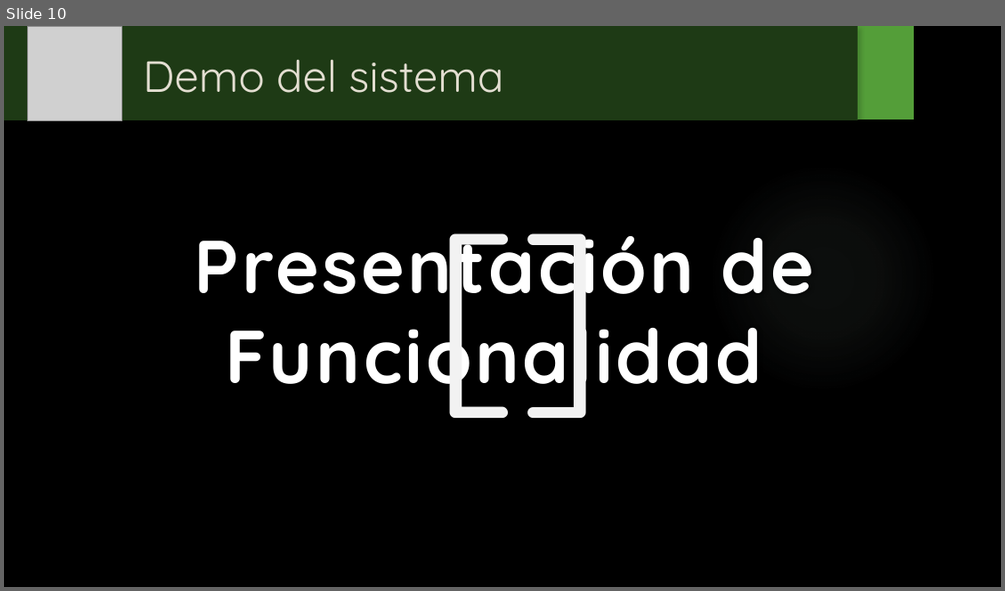
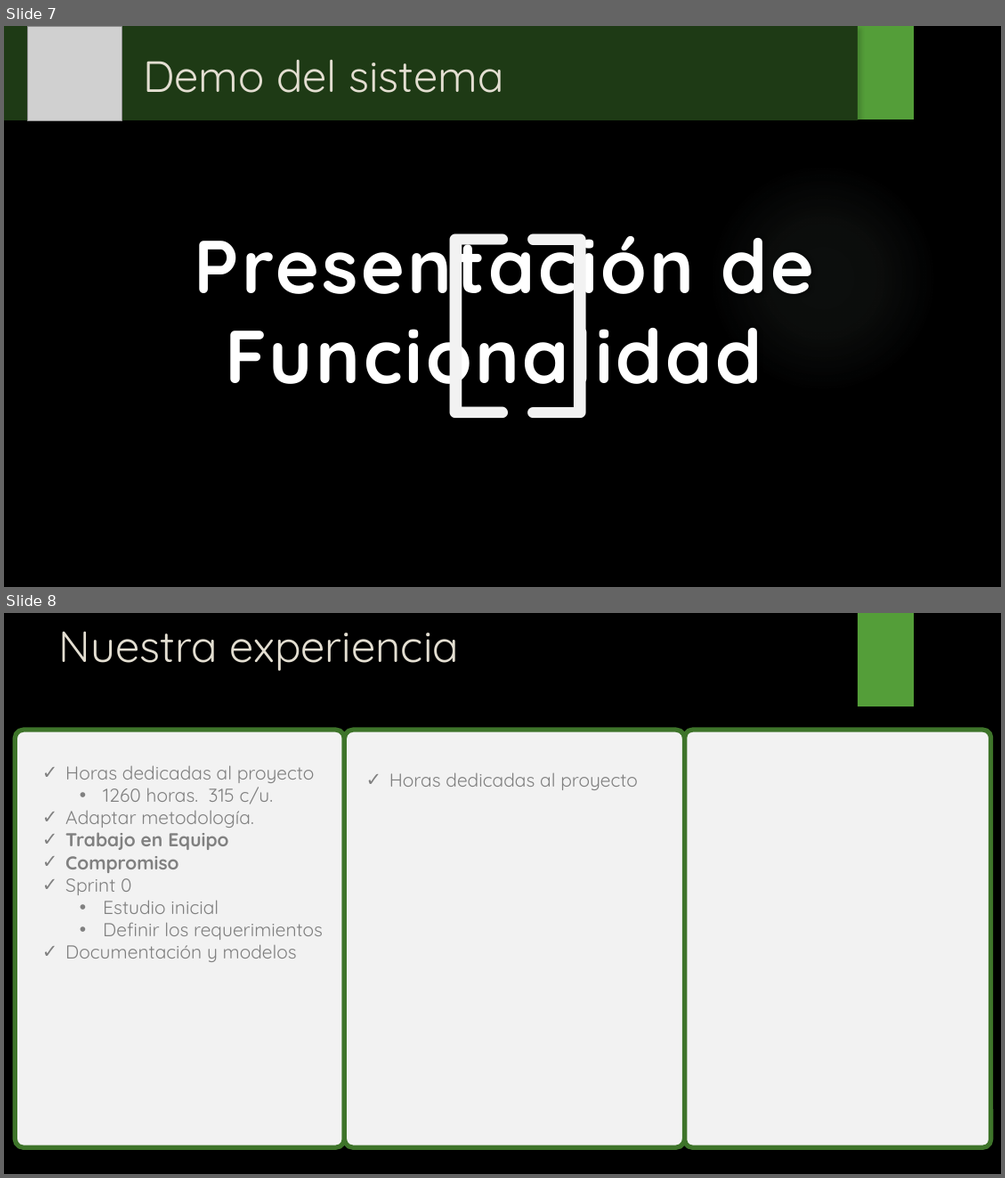
Before and after one commit to fallemand/quegolazo, a slide deck: Documentacion/Presentación Regularidad/Presentación Regularidad.pptx. Shown one above the other, each under a label of ours: slide 10 before the commit, slides 7 and 8 after it. The pictures are 1005x591 and 1005x1178 pixels, drawn with LibreOffice and Linux fonts; fonts in the diff are those of the drawing; grey boxes stand for pictures; background and template pictures are left out. Boxes give left, top, right and bottom in pixels: in the first picture for what was removed or moved away, otherwise in the second. Text is boxed around its words. In the diff, an @@ line names an element or a change of style, - is before the commit and + after.

```diff
--- a/Documentacion/Presentación Regularidad/Presentación Regularidad.pptx
+++ b/Documentacion/Presentación Regularidad/Presentación Regularidad.pptx
@@ slide 8 added at (x1=4, y1=613, x2=1001, y2=1174), background picture (left out); not listed: 1 template element that a slide beside it also shows @@
@@ title added at (x1=59, y1=631, x2=459, y2=671), 42 pt, text #E3DED1 @@
+Nuestra experiencia
@@ rounded rectangle added at (x1=16, y1=730, x2=344, y2=1148), fill #F2F2F2, outline #3E752A 4.5 pt @@
@@ rounded rectangle added at (x1=344, y1=730, x2=685, y2=1148), fill #F2F2F2, outline #3E752A 4.5 pt @@
@@ rounded rectangle added at (x1=685, y1=730, x2=991, y2=1148), fill #F2F2F2, outline #3E752A 4.5 pt @@
@@ text added at (x1=65, y1=765, x2=323, y2=962), 18 pt, text #808080 @@
+✓ Horas dedicadas al proyecto
+  • 1260 horas. 315 c/u.
+✓ Adaptar metodología.
+✓ Trabajo en Equipo
+✓ Compromiso
+✓ Sprint 0
+  • Estudio inicial
+  • Definir los requerimientos
+✓ Documentación y modelos
@@ text added at (x1=389, y1=772, x2=637, y2=790), 18 pt, text #808080 @@
+✓ Horas dedicadas al proyecto
@@ what was slide 10 is now slide 7 @@
```
Also in this commit, not shown: 1 slide changed, 2 slides removed, 1 other file.
